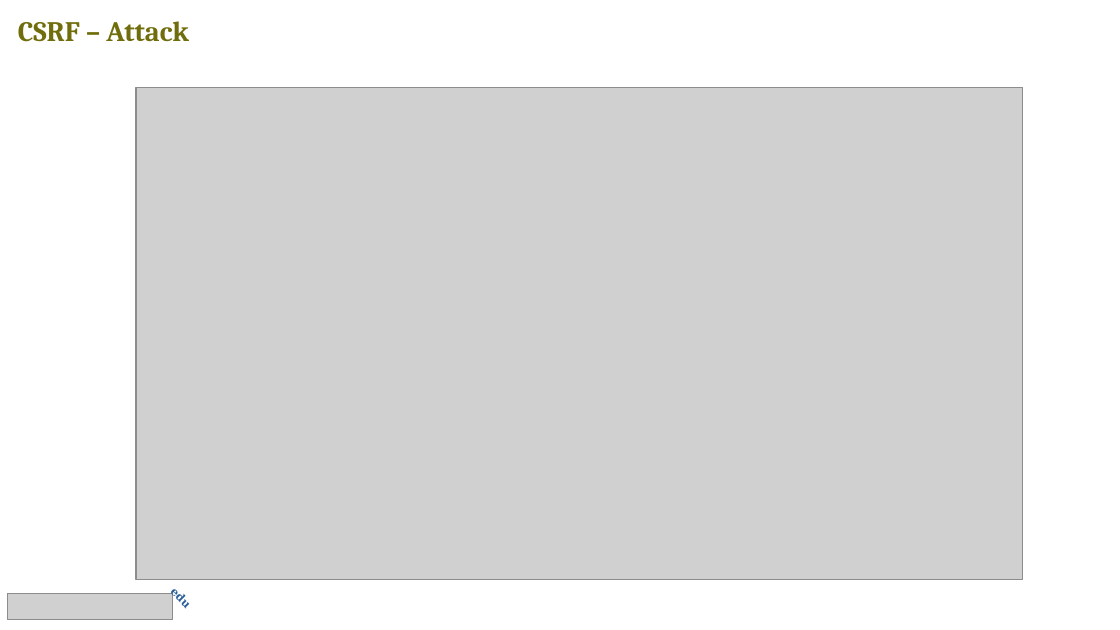
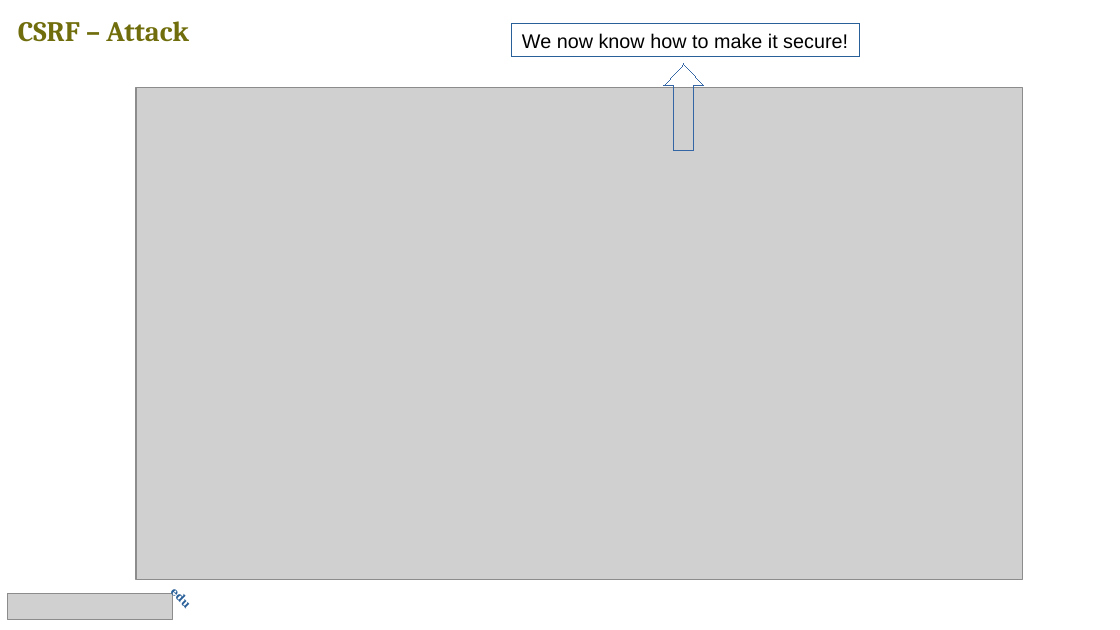
Before and after one commit to v-research/edu, a slide deck: slide 25 of first_year_2021/lesson_3/l3_slide.odp. Drawn at 1120x630 pixels with LibreOffice and Linux fonts; fonts in the diff are those of the drawing; grey boxes stand for pictures. Boxes give left, top, right and bottom in pixels: in the first picture for what was removed or moved away, otherwise in the second. Text is boxed around its words. In the diff, an @@ line names an element or a change of style, - is before the commit and + after.

```diff
--- a/first_year_2021/lesson_3/l3_slide.odp
+++ b/first_year_2021/lesson_3/l3_slide.odp
@@ rectangle added at (512, 24, 860, 57), outline #2A6099 0 pt, 14 pt, text #000000 @@
+We now know how to make it secure!
@@ up arrow added at (665, 64, 704, 151), outline #3465A4 0 pt @@
```
Also in this commit, not shown: 1 other slide changed, 1 other file.
